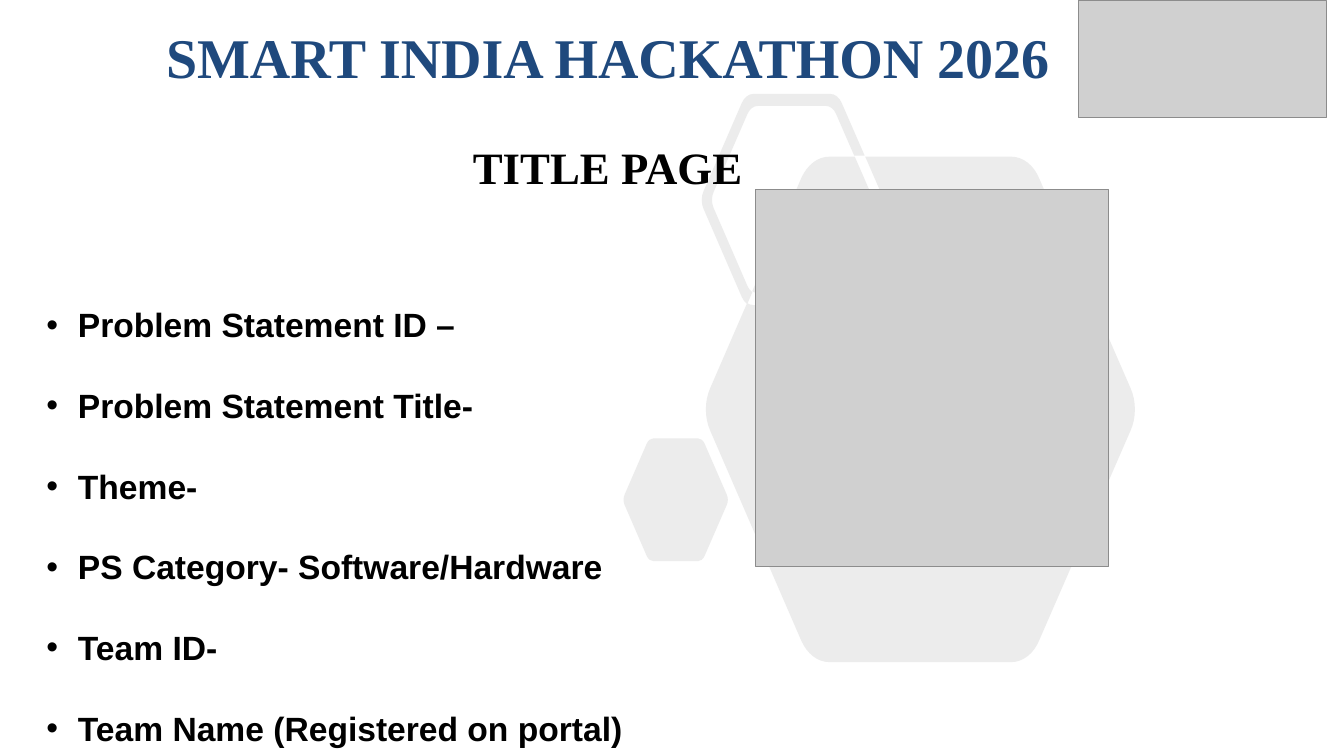
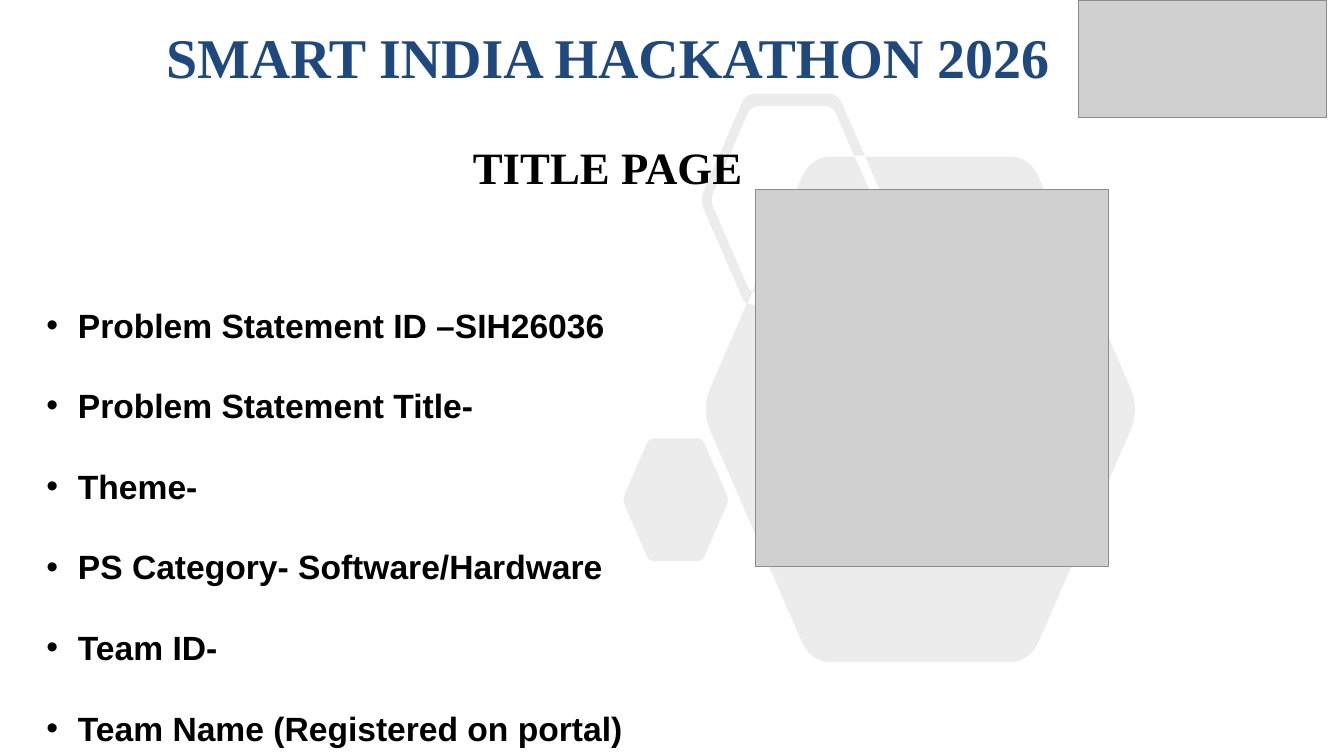
Before and after one commit to Sri-Ram143/SIH-2K26, a slide deck: slide 1 of SIH26036-presentation.pptx. Drawn at 1344x756 pixels with LibreOffice and Linux fonts; fonts in the diff are those of the drawing; grey boxes stand for pictures. Boxes give left, top, right and bottom in pixels: in the first picture for what was removed or moved away, otherwise in the second. Text is boxed around its words. In the diff, an @@ line names an element or a change of style, - is before the commit and + after.

```diff
--- a/SIH26036-presentation.pptx
+++ b/SIH26036-presentation.pptx
@@ text at <box>78,313,604,339</box>: text changed @@
-• Problem Statement ID –
+• Problem Statement ID –SIH26036
```
Also in this commit, not shown: 1 other file.
